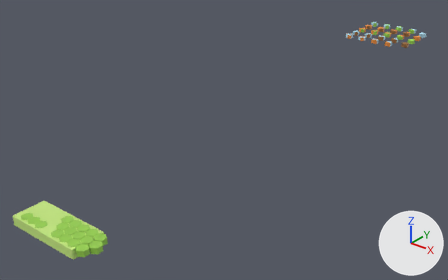
Renders of the Blender file Assets/MapTiles.blend from each side of a commit.
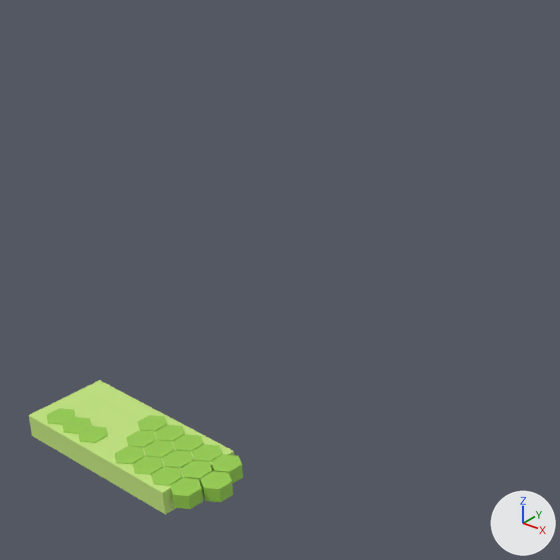
Each version appears first whole from a 50 mm camera at (64.2, -42.5, 51.3) aimed at (-12.4, 53.2, -8.1), and next in a close-up on the part from 0% to 55% of the width and 11% to 100% of the height. The axes (+X, +Y, +Z) are drawn at lower right. The lights are the same throughout.

The first close-up shows 'Cube', 'GrassBlock.001', 'GrassBlock.002', 'GrassBlock.003', 'GrassBlock.004', 'GrassBlock.005', 'GrassBlock.007', 'GrassBlock.008', 'GrassBlock.009', 'GrassBlock.010', 'GrassBlock.011', 'GrassBlock.012', 'GrassBlock.013', 'GrassBlock.014', 'GrassBlock.015', 'GrassBlock.016', 'GrassBlock.017', 'GrassBlock.018'.
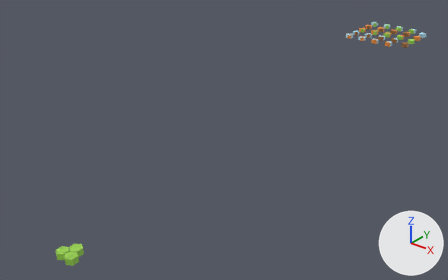
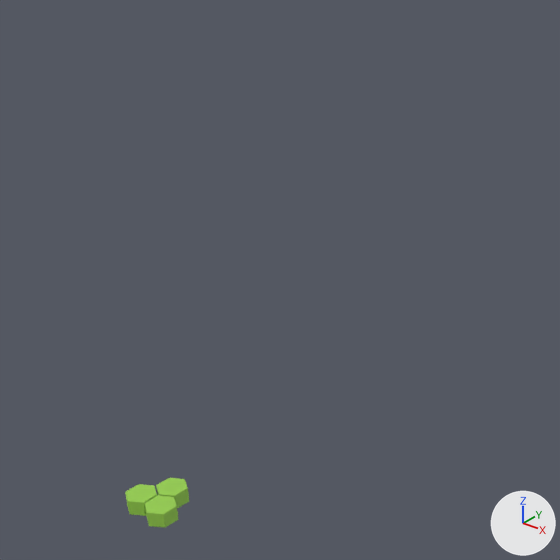
Where the change shows, as pixel boxes (x1, y1, x2, y2) in the close-ups (560 x 560 px):
'Cube', hidden (green)
    before: (29, 380, 234, 515)
'GrassBlock.011', moved
    before: (170, 478, 203, 509)
    after: (145, 495, 178, 528)
'GrassBlock.015', moved
    before: (192, 444, 223, 462)
    after: (125, 484, 157, 516)
'GrassBlock.001', moved
    before: (151, 467, 182, 486)
    after: (156, 478, 189, 508)
'GrassBlock.017', deleted (green)
    before: (201, 471, 233, 502)
'GrassBlock.016', deleted (green)
    before: (211, 454, 243, 484)
'GrassBlock.010', deleted (green)
    before: (181, 461, 213, 484)
'GrassBlock.002', deleted (green)
    before: (133, 457, 163, 475)
'GrassBlock.009', deleted (green)
    before: (163, 450, 193, 468)
'GrassBlock.003', deleted (green)
    before: (114, 446, 145, 464)
'GrassBlock.008', deleted
    before: (144, 440, 174, 458)
'GrassBlock.014', deleted
    before: (173, 434, 204, 452)
'GrassBlock.007', deleted
    before: (126, 431, 156, 448)
'GrassBlock.018', deleted
    before: (78, 426, 108, 443)
'GrassBlock.013', deleted
    before: (155, 425, 185, 442)
'GrassBlock.012', deleted
    before: (138, 415, 167, 432)
'GrassBlock.004', deleted
    before: (62, 417, 91, 434)
'GrassBlock.005', deleted
    before: (47, 408, 75, 425)

The change, as a diff of the scene's bpy script:
```diff
--- a/Assets/MapTiles.blend.py
+++ b/Assets/MapTiles.blend.py
@@ ob_grassblock_002 @@
-ob_grassblock_002 = bpy.data.objects.new('GrassBlock.002', me_cylinder_002)
-ob_grassblock_002.location = (1.8, 0.0, 0.7)
@@ ob_grassblock_003 @@
-ob_grassblock_003 = bpy.data.objects.new('GrassBlock.003', me_cylinder_003)
-ob_grassblock_003.location = (0.0, 0.0, 0.7)
@@ ob_grassblock_004 @@
-ob_grassblock_004 = bpy.data.objects.new('GrassBlock.004', me_cylinder_004)
-ob_grassblock_004.location = (-5.4, 0.0, 0.7)
@@ ob_grassblock_005 @@
-ob_grassblock_005 = bpy.data.objects.new('GrassBlock.005', me_cylinder_005)
-ob_grassblock_005.location = (-7.1, 0.0, 0.7)
@@ ob_grassblock_007 @@
-ob_grassblock_007 = bpy.data.objects.new('GrassBlock.007', me_cylinder_007)
-ob_grassblock_007.location = (-0.9, 1.6, 0.7)
@@ ob_grassblock_008 @@
-ob_grassblock_008 = bpy.data.objects.new('GrassBlock.008', me_cylinder_008)
-ob_grassblock_008.location = (0.9, 1.6, 0.7)
@@ ob_grassblock_009 @@
-ob_grassblock_009 = bpy.data.objects.new('GrassBlock.009', me_cylinder_009)
-ob_grassblock_009.location = (2.7, 1.6, 0.7)
@@ ob_grassblock_010 @@
-ob_grassblock_010 = bpy.data.objects.new('GrassBlock.010', me_cylinder_010)
-ob_grassblock_010.location = (4.5, 1.6, 0.7)
@@ ob_grassblock_011 @@
 ob_grassblock_011 = bpy.data.objects.new('GrassBlock.011', me_cylinder_011)
-ob_grassblock_011.location = (5.4, 0.0, 0.7)
+ob_grassblock_011.location = (5.7, -2.1, 0.7)
@@ ob_grassblock_012 @@
-ob_grassblock_012 = bpy.data.objects.new('GrassBlock.012', me_cylinder_012)
-ob_grassblock_012.location = (-1.8, 3.2, 0.7)
@@ ob_grassblock_013 @@
-ob_grassblock_013 = bpy.data.objects.new('GrassBlock.013', me_cylinder_013)
-ob_grassblock_013.location = (0.0, 3.2, 0.7)
@@ ob_grassblock_014 @@
-ob_grassblock_014 = bpy.data.objects.new('GrassBlock.014', me_cylinder_014)
-ob_grassblock_014.location = (1.8, 3.2, 0.7)
@@ ob_grassblock_015 @@
 ob_grassblock_015 = bpy.data.objects.new('GrassBlock.015', me_cylinder_015)
-ob_grassblock_015.location = (3.6, 3.2, 0.7)
+ob_grassblock_015.location = (3.8, -2.1, 0.7)
@@ ob_grassblock_016 @@
-ob_grassblock_016 = bpy.data.objects.new('GrassBlock.016', me_cylinder_016)
-ob_grassblock_016.location = (5.4, 3.2, 0.7)
@@ ob_grassblock_017 @@
-ob_grassblock_017 = bpy.data.objects.new('GrassBlock.017', me_cylinder_017)
-ob_grassblock_017.location = (6.3, 1.6, 0.7)
@@ ob_cube @@
 ob_cube = bpy.data.objects.new('Cube', me_cube)
-ob_cube.location = (-2.1, 1.6, 0.3)
-ob_cube.scale = (6.83, 2.82, 0.803)
+ob_cube.location = (-1.6, 0.7, 0.3)
+ob_cube.scale = (8.04, 3.69, 0.803)
+ob_cube.hide_set(True)
@@ ob_grassblock_001 @@
 ob_grassblock_001 = bpy.data.objects.new('GrassBlock.001', me_cylinder_018)
-ob_grassblock_001.location = (3.6, 0.0, 0.7)
+ob_grassblock_001.location = (4.7, -0.5, 0.7)
@@ ob_grassblock_018 @@
-ob_grassblock_018 = bpy.data.objects.new('GrassBlock.018', me_cylinder_019)
-ob_grassblock_018.location = (-3.7, 0.0, 0.7)
```
